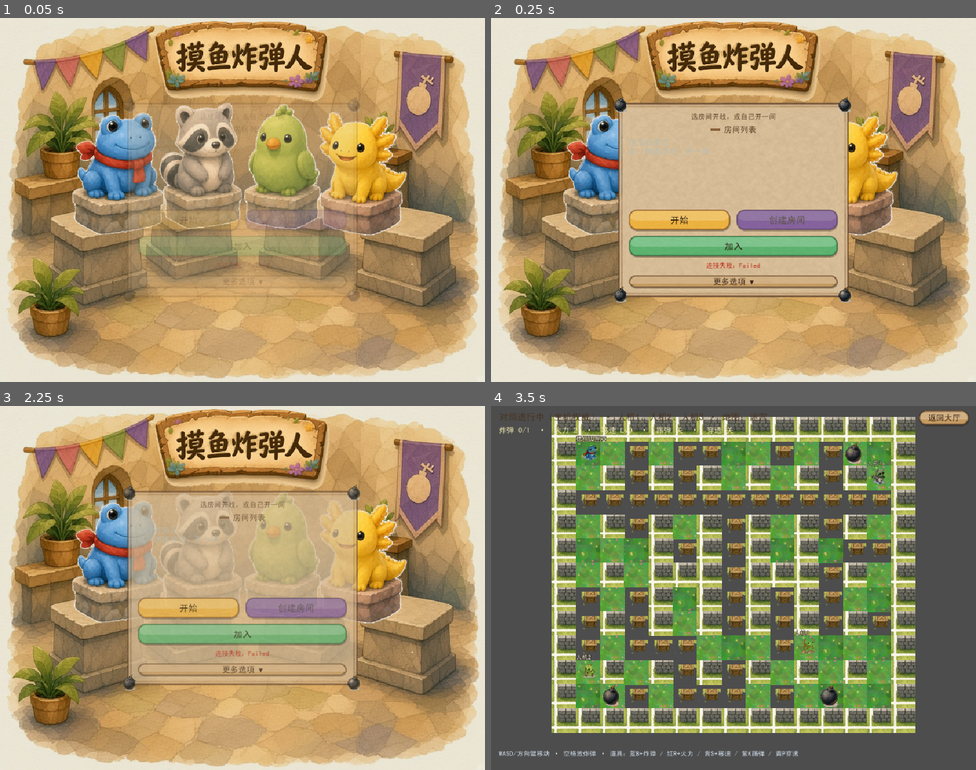
Above: before the commit, frames 1-4 (two rows, left to right).
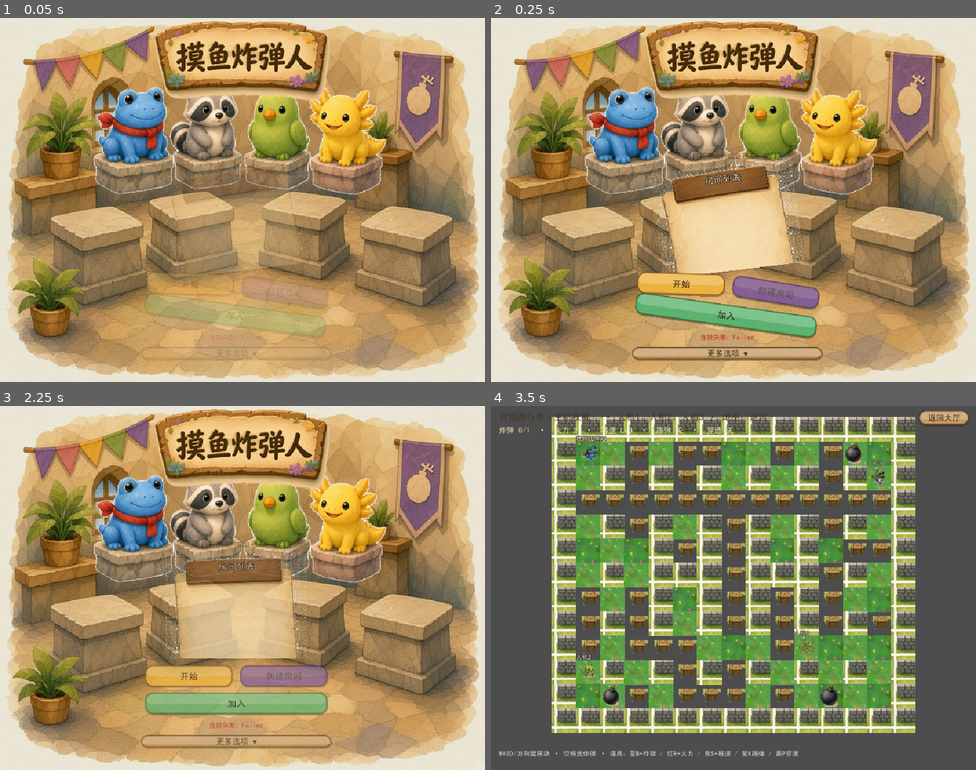
Above: after the commit, the same moments.

Repository: jopatk123/bomberman-web
Game: Godot game, scene res://scenes/lobby.tscn
The game is run twice, just before and just after one commit, with the same random seed, the same clock (stepped at 60 frames per second) and the same inputs.
Inputs:
- Up to frame 1 (0.05 s): no input
- Up to frame 2 (0.25 s): no input
- Up to frame 3 (2.25 s): click "加入" at 0.5 s; click "开始" at 1.25 s; click "返回大厅" at 2 s
- Up to frame 4 (3.5 s): click "开始" at 2.75 s

The runs differ from the first frame. In frame 1, 23% of the frame differs, in the area x 14-86%, y 18-94%; in frame 2, 34%, in the area x 14-86%, y 18-95%; in frame 3, 32%; in frame 4, nothing differs.

Commit message:
大厅倾斜木板房间列表：最多 3 房、空槽无字，主按钮同步倾斜
羊皮纸 board_tilt + room_row 入包；去掉空列表占位文案；布局下偏露出立绘。

Diff:
--- a/scenes/lobby.tscn
+++ b/scenes/lobby.tscn
@@ -8,6 +8,8 @@
 [ext_resource type="Theme" path="res://assets/ui/default_theme.tres" id="6_theme"]
 [ext_resource type="Texture2D" path="res://assets/art/watercolor/entities/bomb.png" id="7_bomb"]
 [ext_resource type="Texture2D" path="res://assets/art/watercolor/lobby/tab_rooms.png" id="8_tab"]
+[ext_resource type="Texture2D" path="res://assets/art/watercolor/lobby/board_tilt.png" id="9_board"]
+[ext_resource type="Texture2D" path="res://assets/art/watercolor/lobby/room_row.png" id="10_row"]
 
 [node name="Lobby" type="Control"]
 layout_mode = 3
@@ -49,10 +51,10 @@
 anchors_preset = 5
 anchor_left = 0.5
 anchor_right = 0.5
-offset_left = -340.0
-offset_top = 168.0
-offset_right = 340.0
-offset_bottom = 488.0
+offset_left = -300.0
+offset_top = 120.0
+offset_right = 300.0
+offset_bottom = 400.0
 grow_horizontal = 2
 mouse_filter = 2
 texture = ExtResource("3_chars")
@@ -95,15 +97,16 @@
 mouse_filter = 2
 
 [node name="Panel" type="MarginContainer" parent="Center"]
-custom_minimum_size = Vector2(460, 0)
+custom_minimum_size = Vector2(420, 0)
 layout_mode = 0
-offset_right = 460.0
+offset_right = 420.0
 theme_override_constants/margin_left = 0
 theme_override_constants/margin_top = 0
 theme_override_constants/margin_right = 0
 theme_override_constants/margin_bottom = 0
 
 [node name="PanelRoot" type="NinePatchRect" parent="Center/Panel"]
+visible = false
 layout_mode = 2
 mouse_filter = 2
 texture = ExtResource("5_panel")
@@ -116,6 +119,7 @@
 texture_filter = 2
 
 [node name="BombTL" type="TextureRect" parent="Center/Panel/PanelRoot"]
+visible = false
 layout_mode = 1
 offset_left = -8.0
 offset_top = -10.0
@@ -128,6 +132,7 @@
 texture_filter = 2
 
 [node name="BombTR" type="TextureRect" parent="Center/Panel/PanelRoot"]
+visible = false
 layout_mode = 1
 anchor_left = 1.0
 anchor_right = 1.0
@@ -142,6 +147,7 @@
 texture_filter = 2
 
 [node name="BombBL" type="TextureRect" parent="Center/Panel/PanelRoot"]
+visible = false
 layout_mode = 1
 anchor_top = 1.0
 anchor_bottom = 1.0
@@ -156,6 +162,7 @@
 texture_filter = 2
 
 [node name="BombBR" type="TextureRect" parent="Center/Panel/PanelRoot"]
+visible = false
 layout_mode = 1
 anchor_left = 1.0
 anchor_top = 1.0
@@ -184,6 +191,7 @@
 
 [node name="Subtitle" type="Label" parent="Center/Panel/Margin/Stack"]
 unique_name_in_owner = true
+visible = false
 custom_minimum_size = Vector2(0, 18)
 layout_mode = 2
 theme_override_colors/font_color = Color(0.35, 0.26, 0.16, 1)
@@ -198,12 +206,50 @@
 layout_mode = 2
 theme_override_constants/separation = 8
 
-[node name="RoomListHeader" type="HBoxContainer" parent="Center/Panel/Margin/Stack/LoginBox"]
+[node name="RoomBoard" type="Control" parent="Center/Panel/Margin/Stack/LoginBox"]
+unique_name_in_owner = true
+custom_minimum_size = Vector2(380, 210)
+layout_mode = 2
+size_flags_horizontal = 3
+rotation = -0.07
+pivot_offset = Vector2(190, 105)
+
+[node name="BoardBg" type="TextureRect" parent="Center/Panel/Margin/Stack/LoginBox/RoomBoard"]
+layout_mode = 1
+anchors_preset = 15
+anchor_right = 1.0
+anchor_bottom = 1.0
+grow_horizontal = 2
+grow_vertical = 2
+mouse_filter = 2
+texture = ExtResource("9_board")
+expand_mode = 1
+stretch_mode = 5
+texture_filter = 2
+
+[node name="BoardMargin" type="MarginContainer" parent="Center/Panel/Margin/Stack/LoginBox/RoomBoard"]
+layout_mode = 1
+anchors_preset = 15
+anchor_right = 1.0
+anchor_bottom = 1.0
+grow_horizontal = 2
+grow_vertical = 2
+theme_override_constants/margin_left = 28
+theme_override_constants/margin_top = 18
+theme_override_constants/margin_right = 28
+theme_override_constants/margin_bottom = 22
+
+[node name="BoardStack" type="VBoxContainer" parent="Center/Panel/Margin/Stack/LoginBox/RoomBoard/BoardMargin"]
+layout_mode = 2
+theme_override_constants/separation = 6
+
+[node name="RoomListHeader" type="HBoxContainer" parent="Center/Panel/Margin/Stack/LoginBox/RoomBoard/BoardMargin/BoardStack"]
 layout_mode = 2
 theme_override_constants/separation = 8
 alignment = 1
 
-[node name="TabIcon" type="TextureRect" parent="Center/Panel/Margin/Stack/LoginBox/RoomListHeader"]
+[node name="TabIcon" type="TextureRect" parent="Center/Panel/Margin/Stack/LoginBox/RoomBoard/BoardMargin/BoardStack/RoomListHeader"]
+visible = false
 custom_minimum_size = Vector2(18, 18)
 layout_mode = 2
 mouse_filter = 2
@@ -212,50 +258,82 @@
 stretch_mode = 5
 texture_filter = 2
 
-[node name="RoomListLabel" type="Label" parent="Center/Panel/Margin/Stack/LoginBox/RoomListHeader"]
-unique_name_in_owner = true
-layout_mode = 2
-theme_override_colors/font_color = Color(0.32, 0.22, 0.12, 1)
-theme_override_font_sizes/font_size = 16
+[node name="RoomListLabel" type="Label" parent="Center/Panel/Margin/Stack/LoginBox/RoomBoard/BoardMargin/BoardStack/RoomListHeader"]
+unique_name_in_owner = true
+layout_mode = 2
+theme_override_colors/font_color = Color(0.95, 0.9, 0.8, 1)
+theme_override_colors/font_outline_color = Color(0.12, 0.06, 0.02, 1)
+theme_override_constants/outline_size = 4
+theme_override_font_sizes/font_size = 18
 text = "房间列表"
-vertical_alignment = 1
-
-[node name="RoomListScroll" type="ScrollContainer" parent="Center/Panel/Margin/Stack/LoginBox"]
-unique_name_in_owner = true
-custom_minimum_size = Vector2(0, 132)
-layout_mode = 2
-size_flags_horizontal = 3
+horizontal_alignment = 1
+vertical_alignment = 1
+
+[node name="RoomListScroll" type="ScrollContainer" parent="Center/Panel/Margin/Stack/LoginBox/RoomBoard/BoardMargin/BoardStack"]
+unique_name_in_owner = true
+custom_minimum_size = Vector2(0, 140)
+layout_mode = 2
+size_flags_horizontal = 3
+size_flags_vertical = 3
 horizontal_scroll_mode = 0
-
-[node name="RoomList" type="VBoxContainer" parent="Center/Panel/Margin/Stack/LoginBox/RoomListScroll"]
-unique_name_in_owner = true
-layout_mode = 2
-size_flags_horizontal = 3
-theme_override_constants/separation = 4
-
-[node name="MainRow" type="HBoxContainer" parent="Center/Panel/Margin/Stack/LoginBox"]
-layout_mode = 2
-theme_override_constants/separation = 10
-
-[node name="SoloBtn" type="Button" parent="Center/Panel/Margin/Stack/LoginBox/MainRow"]
-unique_name_in_owner = true
-custom_minimum_size = Vector2(0, 44)
-layout_mode = 2
-size_flags_horizontal = 3
+vertical_scroll_mode = 0
+
+[node name="RoomList" type="VBoxContainer" parent="Center/Panel/Margin/Stack/LoginBox/RoomBoard/BoardMargin/BoardStack/RoomListScroll"]
+unique_name_in_owner = true
+layout_mode = 2
+size_flags_horizontal = 3
+theme_override_constants/separation = 6
+
+[node name="ButtonsTilt" type="Control" parent="Center/Panel/Margin/Stack/LoginBox"]
+unique_name_in_owner = true
+custom_minimum_size = Vector2(0, 108)
+layout_mode = 2
+size_flags_horizontal = 3
+rotation = 0.045
+pivot_offset = Vector2(190, 54)
+
+[node name="ButtonsCol" type="VBoxContainer" parent="Center/Panel/Margin/Stack/LoginBox/ButtonsTilt"]
+layout_mode = 1
+anchors_preset = 15
+anchor_right = 1.0
+anchor_bottom = 1.0
+offset_left = 8.0
+offset_top = 4.0
+offset_right = -8.0
+offset_bottom = -4.0
+grow_horizontal = 2
+grow_vertical = 2
+theme_override_constants/separation = 8
+
+[node name="MainRow" type="HBoxContainer" parent="Center/Panel/Margin/Stack/LoginBox/ButtonsTilt/ButtonsCol"]
+layout_mode = 2
+theme_override_constants/separation = 12
+
+[node name="SoloBtn" type="Button" parent="Center/Panel/Margin/Stack/LoginBox/ButtonsTilt/ButtonsCol/MainRow"]
+unique_name_in_owner = true
+custom_minimum_size = Vector2(0, 46)
+layout_mode = 2
+size_flags_horizontal = 3
+rotation = -0.03
+pivot_offset = Vector2(80, 23)
 text = "开始"
 
-[node name="CreateRoomBtn" type="Button" parent="Center/Panel/Margin/Stack/LoginBox/MainRow"]
-unique_name_in_owner = true
-custom_minimum_size = Vector2(0, 44)
-layout_mode = 2
-size_flags_horizontal = 3
+[node name="CreateRoomBtn" type="Button" parent="Center/Panel/Margin/Stack/LoginBox/ButtonsTilt/ButtonsCol/MainRow"]
+unique_name_in_owner = true
+custom_minimum_size = Vector2(0, 46)
+layout_mode = 2
+size_flags_horizontal = 3
+rotation = 0.04
+pivot_offset = Vector2(80, 23)
 disabled = true
 text = "创建房间"
 
-[node name="EnterBtn" type="Button" parent="Center/Panel/Margin/Stack/LoginBox"]
-unique_name_in_owner = true
-custom_minimum_size = Vector2(0, 44)
-layout_mode = 2
+[node name="EnterBtn" type="Button" parent="Center/Panel/Margin/Stack/LoginBox/ButtonsTilt/ButtonsCol"]
+unique_name_in_owner = true
+custom_minimum_size = Vector2(0, 46)
+layout_mode = 2
+rotation = 0.02
+pivot_offset = Vector2(160, 23)
 text = "加入"
 
 [node name="LoginStatus" type="Label" parent="Center/Panel/Margin/Stack/LoginBox"]
--- a/scripts/lobby.gd
+++ b/scripts/lobby.gd
@@ -5,6 +5,8 @@
 const _NICK_LS := "bomberman_nickname"
 ## 浏览房间列表时自动刷新的间隔（秒）。
 const DIRECTORY_REFRESH_SEC := 5.0
+## 大厅倾斜木板最多展示的房间行数。
+const ROOM_LIST_MAX := 3
 ## 第一次进来或输入框为空时的默认昵称：形容词 + 名词 + 两位数字（不超过 16 字）。
 const _NICK_ADJ: PackedStringArray = [
 	"摸鱼", "划水", "咸鱼", "躺平", "摆烂", "潜水", "挂机", "佛系", "偷懒", "摸虾",
@@ -22,6 +24,8 @@
 @onready var room_list_label: Label = %RoomListLabel
 @onready var room_list_scroll: ScrollContainer = %RoomListScroll
 @onready var room_list: VBoxContainer = %RoomList
+@onready var room_board: Control = %RoomBoard
+@onready var buttons_tilt: Control = %ButtonsTilt
 @onready var create_room_btn: Button = %CreateRoomBtn
 @onready var port_edit: LineEdit = %PortEdit
 @onready var address_edit: LineEdit = %AddressEdit
@@ -103,10 +107,15 @@
 		w += 1
 	if h % 2 == 1:
 		h += 1
-	var x := int((int(host.size.x) - w) / 2)
-	var y := int((int(host.size.y) - h) / 2)
+	# 面板略偏下，给后方立绘留空；水平略左偏抵消木板逆时针倾斜。
+	var x := int((int(host.size.x) - w) / 2) - 12
+	var y := int((int(host.size.y) - h) * 0.58)
+	y = maxi(y, int(host.size.y * 0.34))
+	if y + h > int(host.size.y) - 8:
+		y = maxi(8, int(host.size.y) - h - 8)
 	panel.position = Vector2(x, y)
 	panel.size = Vector2(w, h)
+	_refresh_tilt_pivots()
 	_centering = false
 
 
@@ -164,6 +173,7 @@
 	_play_panel_intro()
 	_bind_audio_toggles()
 	_apply_main_button_styles()
+	_apply_tilt_layout()
 	if secondary_box:
 		secondary_box.visible = false
 	if not Net.is_dedicated():
@@ -356,6 +366,31 @@
 	call_deferred("_center_panel")
 
 
+
+## 容器布局会冲掉 rotation；就绪后多帧再倾斜木板与主按钮。
+func _apply_tilt_layout() -> void:
+	call_deferred("_refresh_tilt_pivots")
+	get_tree().create_timer(0.0).timeout.connect(_refresh_tilt_pivots)
+
+
+func _refresh_tilt_pivots() -> void:
+	if room_board:
+		room_board.pivot_offset = room_board.size * 0.5
+		room_board.rotation = -0.12
+	if buttons_tilt:
+		buttons_tilt.pivot_offset = buttons_tilt.size * 0.5
+		buttons_tilt.rotation = 0.09
+	if solo_btn and solo_btn.size.x > 1.0:
+		solo_btn.pivot_offset = solo_btn.size * 0.5
+		solo_btn.rotation = -0.06
+	if create_room_btn and create_room_btn.size.x > 1.0:
+		create_room_btn.pivot_offset = create_room_btn.size * 0.5
+		create_room_btn.rotation = 0.07
+	if enter_btn and enter_btn.size.x > 1.0:
+		enter_btn.pivot_offset = enter_btn.size * 0.5
+		enter_btn.rotation = 0.05
+
+
 ## 给开始/创建/加入套上彩色黏土九宫（无烘焙字）。
 func _apply_main_button_styles() -> void:
 	_style_button(solo_btn, "btn_start")
@@ -397,6 +432,34 @@
 	box.axis_stretch_vertical = StyleBoxTexture.AXIS_STRETCH_MODE_STRETCH
 	box.modulate_color = modulate
 	return box
+
+
+func _style_room_row(btn: Button, in_match: bool) -> void:
+	var box := StyleBoxTexture.new()
+	box.texture = load("res://assets/art/watercolor/lobby/room_row.png")
+	box.texture_margin_left = 18
+	box.texture_margin_top = 12
+	box.texture_margin_right = 18
+	box.texture_margin_bottom = 12
+	box.content_margin_left = 12
+	box.content_margin_top = 6
+	box.content_margin_right = 12
+	box.content_margin_bottom = 6
+	box.axis_stretch_horizontal = StyleBoxTexture.AXIS_STRETCH_MODE_STRETCH
+	box.axis_stretch_vertical = StyleBoxTexture.AXIS_STRETCH_MODE_STRETCH
+	btn.add_theme_stylebox_override("normal", box)
+	btn.add_theme_stylebox_override("hover", box)
+	btn.add_theme_stylebox_override("pressed", box)
+	btn.add_theme_stylebox_override("disabled", box)
+	btn.add_theme_font_size_override("font_size", 15)
+	if in_match:
+		btn.add_theme_color_override("font_color", Color(0.62, 0.18, 0.12, 1))
+		btn.add_theme_color_override("font_hover_color", Color(0.62, 0.18, 0.12, 1))
+		btn.add_theme_color_override("font_disabled_color", Color(0.55, 0.28, 0.22, 1))
+	else:
+		btn.add_theme_color_override("font_color", Color(0.2, 0.38, 0.18, 1))
+		btn.add_theme_color_override("font_hover_color", Color(0.14, 0.32, 0.12, 1))
+		btn.add_theme_color_override("font_disabled_color", Color(0.4, 0.4, 0.36, 1))
 
 
 func _on_name_submitted(_text: String) -> void:
@@ -685,16 +748,14 @@
 		room_list.remove_child(child)
 		child.free()
 	var entries: Array = GameState.lobby_directory
+	# 无房：槽位留白，不放占位文案。
 	if entries.is_empty():
-		var empty := Label.new()
-		empty.text = "还没有房间…\n点「创建房间」开一间"
-		empty.autowrap_mode = TextServer.AUTOWRAP_WORD_SMART
-		empty.add_theme_font_size_override("font_size", 16)
-		empty.add_theme_color_override("font_color", Color(0.72, 0.74, 0.7, 1))
-		room_list.add_child(empty)
 		_selected_room_code = ""
 		return
+	var shown := 0
 	for raw in entries:
+		if shown >= ROOM_LIST_MAX:
+			break
 		var entry: Dictionary = raw
 		var code := str(entry.get("code", ""))
 		var count := int(entry.get("count", 0))
@@ -706,20 +767,18 @@
 		var lock_mark := "锁 " if locked else ""
 		var btn := Button.new()
 		btn.size_flags_horizontal = Control.SIZE_EXPAND_FILL
-		btn.custom_minimum_size = Vector2(0, 34)
+		btn.custom_minimum_size = Vector2(0, 38)
 		btn.text = "%s%s  %d/%d  %s" % [lock_mark, code, count, cap, state]
 		if who != "":
 			btn.text += "  %s" % who
-		if in_match:
-			btn.add_theme_color_override("font_color", Color(0.65, 0.2, 0.15, 1))
-		else:
-			btn.add_theme_color_override("font_color", Color(0.18, 0.45, 0.22, 1))
+		_style_room_row(btn, in_match)
 		btn.disabled = in_match or count >= cap or not _browsing
 		if code == _selected_room_code:
-			btn.modulate = Color(1.15, 1.2, 0.85, 1.0)
+			btn.modulate = Color(1.12, 1.14, 0.9, 1.0)
 		var captured := code
 		btn.pressed.connect(func() -> void: _on_room_row_pressed(captured))
 		room_list.add_child(btn)
+		shown += 1
 
 
 func _on_room_row_pressed(code: String) -> void:
--- a/scripts/verify_lobby.gd
+++ b/scripts/verify_lobby.gd
@@ -280,6 +280,12 @@
 	if scene_src.find("RoomListScroll") < 0 or state_src.find("_rpc_sync_lobby_directory") < 0:
 		push_error("[verify_lobby] 失败：房间列表界面或目录 RPC 缺失")
 		return false
+	if scene_src.find("RoomBoard") < 0 or scene_src.find("board_tilt.png") < 0 or scene_src.find("ButtonsTilt") < 0:
+		push_error("[verify_lobby] 失败：倾斜木板或倾斜主按钮节点缺失")
+		return false
+	if lobby_src.find("ROOM_LIST_MAX") < 0 or lobby_src.find("还没有房间…") >= 0:
+		push_error("[verify_lobby] 失败：房间列表未限 3 条，或仍有空列表占位文案")
+		return false
 	if scene_src.find("NinePatchRect") < 0 or scene_src.find("PanelRoot") < 0:
 		push_error("[verify_lobby] 失败：石质面板 NinePatch 缺失")
 		return false
@@ -314,6 +320,10 @@
 	var lobby = packed.instantiate()
 	root.add_child(lobby)
 	await process_frame
+	await process_frame
+	if lobby.has_method("_refresh_tilt_pivots"):
+		lobby._refresh_tilt_pivots()
+	await process_frame
 	if lobby.enter_btn.text != "加入" or lobby.create_room_btn.text != "创建房间" or lobby.solo_btn.text != "开始" or lobby.host_btn.text != "本机开房":
 		push_error("[verify_lobby] 失败：按钮文案不对")
 		return false
@@ -355,8 +365,23 @@
 	if lobby.room_list_scroll == null or lobby.room_list == null:
 		push_error("[verify_lobby] 失败：房间列表节点缺失")
 		return false
+	if lobby.room_board == null or lobby.buttons_tilt == null:
+		push_error("[verify_lobby] 失败：倾斜木板或倾斜按钮容器缺失")
+		return false
+	if abs(float(lobby.room_board.rotation)) < 0.02 or abs(float(lobby.buttons_tilt.rotation)) < 0.02:
+		push_error("[verify_lobby] 失败：木板或主按钮未倾斜")
+		return false
 	if int(lobby.room_list_scroll.custom_minimum_size.y) < 120:
 		push_error("[verify_lobby] 失败：房间列表应大约露出 3 行")
+		return false
+	if int(lobby.ROOM_LIST_MAX) != 3:
+		push_error("[verify_lobby] 失败：ROOM_LIST_MAX 应为 3")
+		return false
+	gs.apply_lobby_directory([])
+	lobby._browsing = true
+	lobby._refresh_room_list()
+	if lobby.room_list.get_child_count() != 0:
+		push_error("[verify_lobby] 失败：空目录仍渲染了占位内容 %d" % lobby.room_list.get_child_count())
 		return false
 	gs.apply_lobby_directory([
 		{"code": "ABCD", "count": 1, "max": 4, "in_match": false, "locked": false, "who": "甲"},
@@ -366,8 +391,8 @@
 	])
 	lobby._browsing = true
 	lobby._refresh_room_list()
-	if lobby.room_list.get_child_count() != 4:
-		push_error("[verify_lobby] 失败：房间列表行数 %d" % lobby.room_list.get_child_count())
+	if lobby.room_list.get_child_count() != 3:
+		push_error("[verify_lobby] 失败：房间列表应最多 3 行，实际 %d" % lobby.room_list.get_child_count())
 		return false
 	lobby.name_edit.text = ""
 	lobby._commit_nickname()
Binary file added: assets/art/watercolor/lobby/board_tilt.png
Not shown, added: assets/art/watercolor/lobby/board_tilt.png.import
Binary file added: assets/art/watercolor/lobby/room_row.png
Not shown, added: assets/art/watercolor/lobby/room_row.png.import
Not shown: 1 places in scenes/lobby.tscn that only renumber resources
